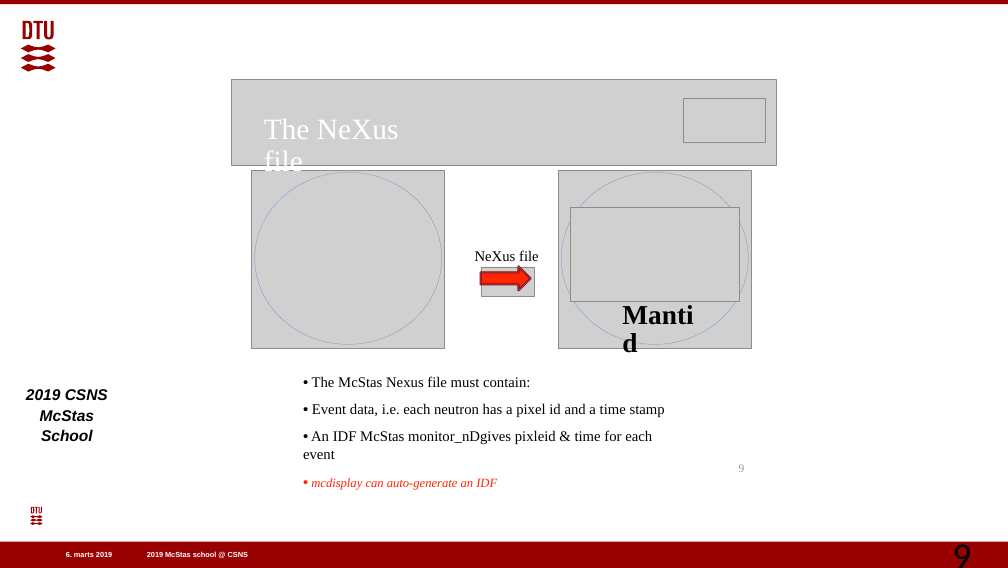
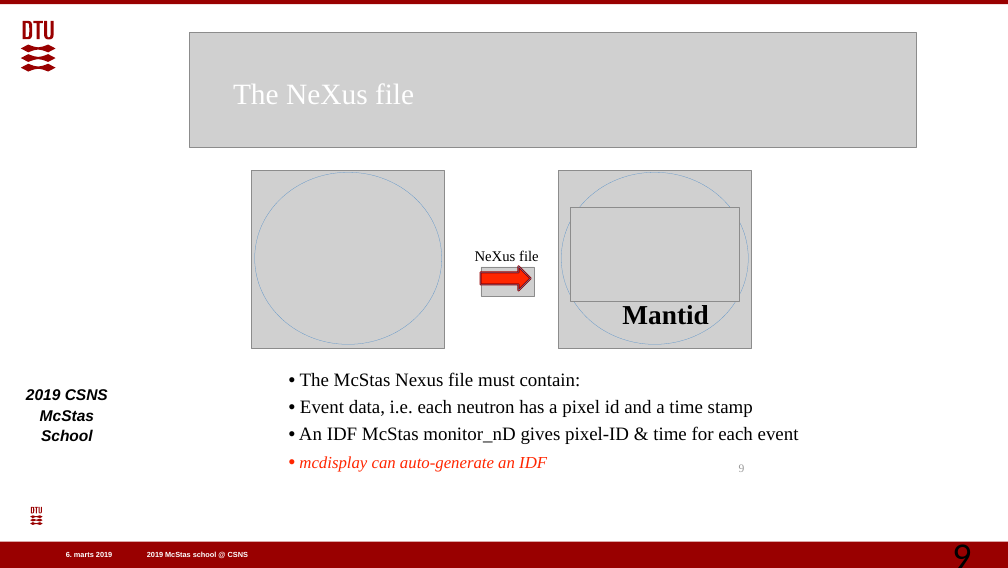
Before and after one commit to eddymaoui/Schools, a slide deck: slide 9 of CSNS_March_2019/5_Friday_March_29th/5_McStas-Mantid/McStas-Mantid.pptx. Drawn at 1008x568 pixels with LibreOffice and Linux fonts; fonts in the diff are those of the drawing; grey boxes stand for pictures; background and template pictures are left out. Boxes give left, top, right and bottom in pixels: in the first picture for what was removed or moved away, otherwise in the second. Text is boxed around its words. In the diff, an @@ line names an element or a change of style, - is before the commit and + after.

```diff
--- a/CSNS_March_2019/5_Friday_March_29th/5_McStas-Mantid/McStas-Mantid.pptx
+++ b/CSNS_March_2019/5_Friday_March_29th/5_McStas-Mantid/McStas-Mantid.pptx
@@ picture: place and size @@
-picture at <box>231,79,776,166</box>
+picture at <box>189,33,916,147</box>
@@ text "The NeXus file" rewrapped from <box>264,119,399,171</box> to <box>233,84,414,104</box> @@
@@ picture removed at <box>683,98,765,142</box> @@
@@ text "Mantid" rewrapped from <box>622,301,700,325</box> to <box>622,305,709,329</box> @@
@@ text at <box>299,372,753,472</box>: size 14 to 18 pt in "• The McStas Nexus file must contain:", "• Event data, i.e. each neutron has ...", "•"; size 12 to 16 pt in "mcdisplay can auto-generate an IDF" @@
@@ text at <box>299,426,799,444</box>: text changed; size 14 to 18 pt @@
-• An IDF McStas monitor_nDgives pixleid & time for each event
+• An IDF McStas monitor_nD gives pixel-ID & time for each event
```
Also in this commit, not shown: 18 other slides changed, 3 other files.
